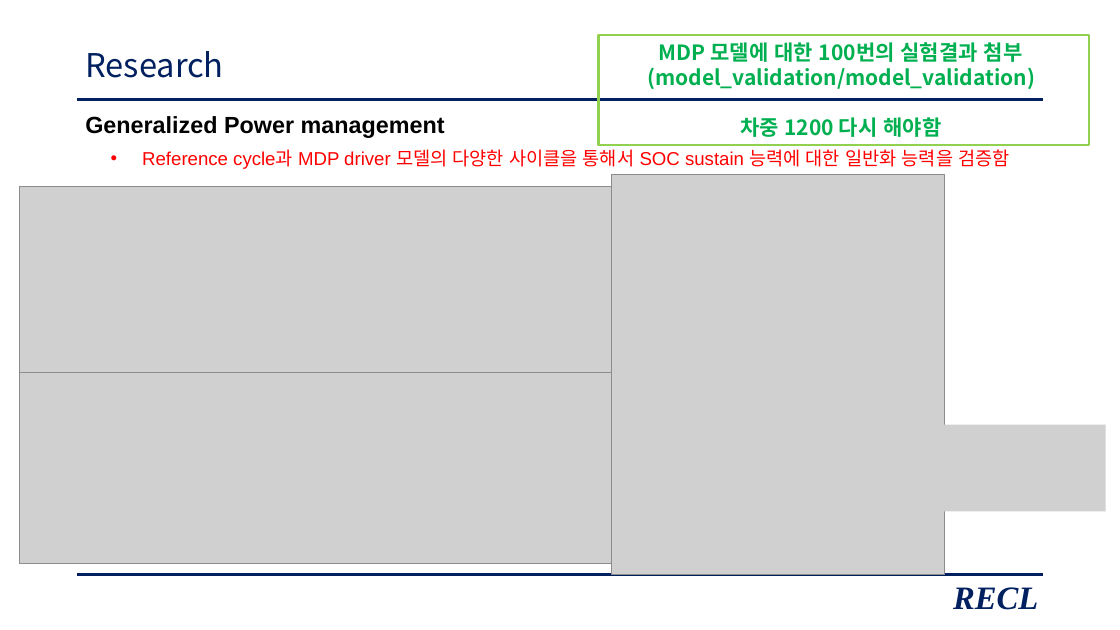
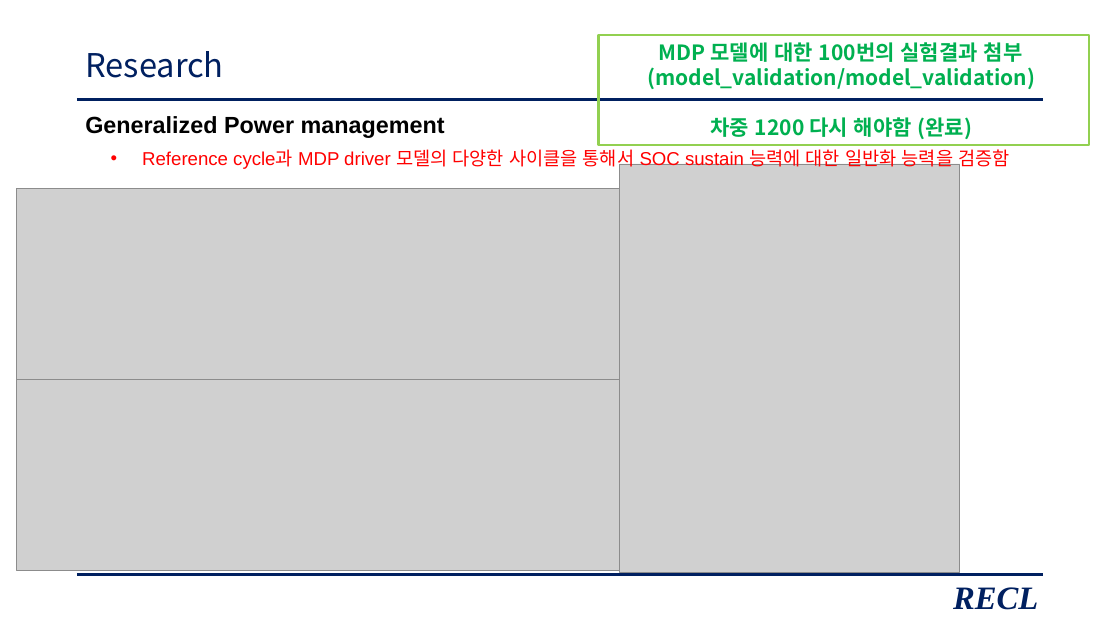
Before and after one commit to zidane89/experiment_essential, a slide deck: slide 26 of 발표자료_중안2.pptx. Drawn at 1120x630 pixels with LibreOffice and Linux fonts; fonts in the diff are those of the drawing; grey boxes stand for pictures. Boxes give left, top, right and bottom in pixels: in the first picture for what was removed or moved away, otherwise in the second. Text is boxed around its words. In the diff, an @@ line names an element or a change of style, - is before the commit and + after.

```diff
--- a/발표자료_중안2.pptx
+++ b/발표자료_중안2.pptx
@@ text in rectangle at (710, 117, 973, 139): text changed @@
-차중 1200 다시 해야함
+차중 1200 다시 해야함 (완료)
@@ picture: place and size @@
-picture at (612, 175, 945, 575)
+picture at (619, 164, 960, 573)
@@ picture: place and size @@
-picture at (20, 373, 656, 564)
+picture at (17, 379, 653, 570)
@@ picture removed at (922, 424, 1107, 511) @@
```
Also in this commit, not shown: 8 other slides changed.
